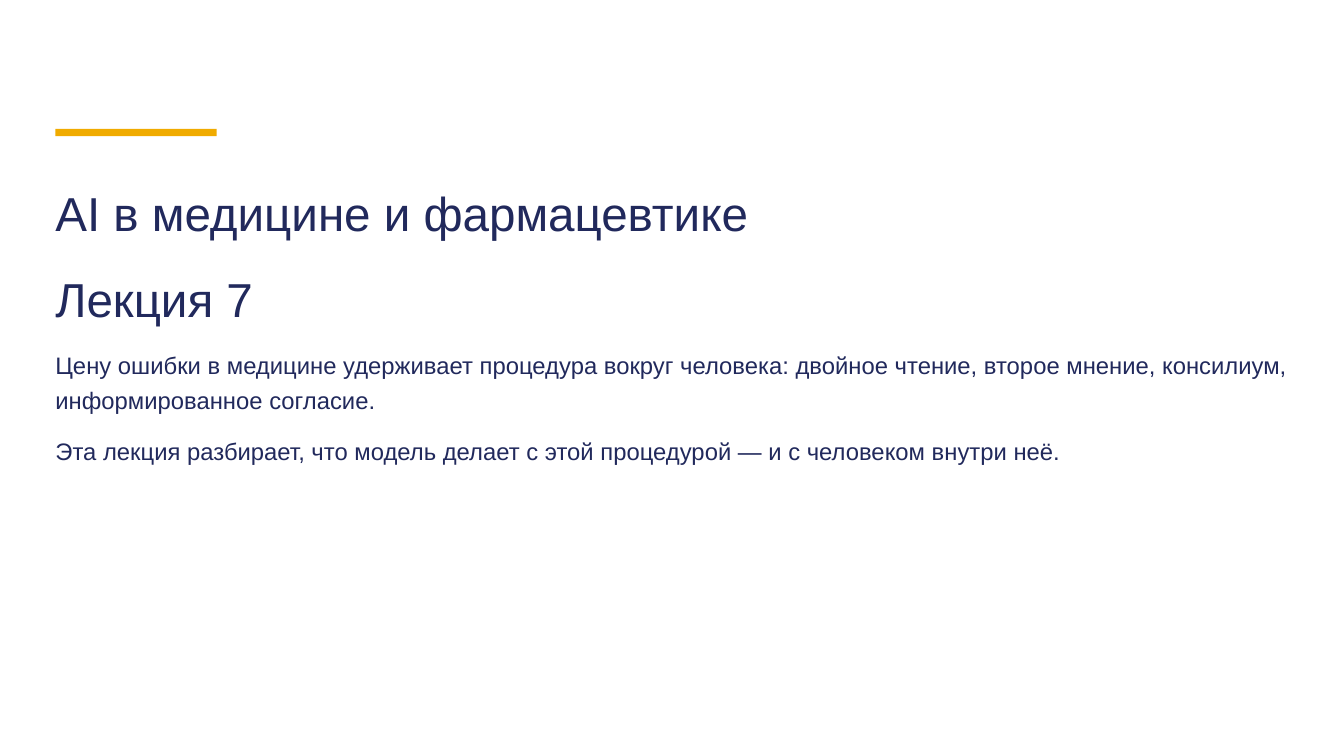
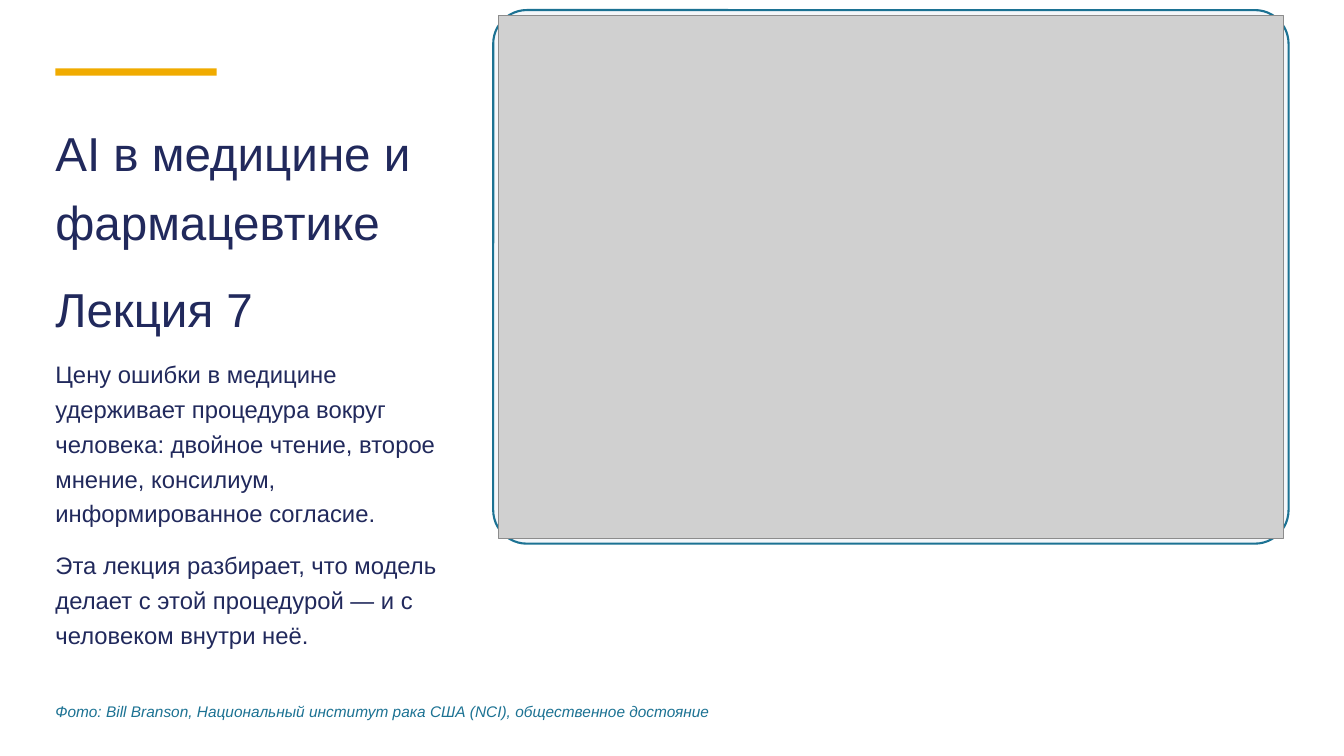
Before and after one commit to tellina-study/AI-usage-lessons, a slide deck: slide 1 of library/lectures/lec-07/rework/deck/lec-07-karkas.pptx. Drawn at 1344x756 pixels with LibreOffice and Linux fonts; fonts in the diff are those of the drawing; grey boxes stand for pictures. Boxes give left, top, right and bottom in pixels: in the first picture for what was removed or moved away, otherwise in the second. Text is boxed around its words. In the diff, an @@ line names an element or a change of style, - is before the commit and + after.

```diff
--- a/library/lectures/lec-07/rework/deck/lec-07-karkas.pptx
+++ b/library/lectures/lec-07/rework/deck/lec-07-karkas.pptx
@@ rounded rectangle added at (493,10,1289,543), fill #F4F7FA, outline #1C7293 1.5 pt @@
@@ picture added at (498,15,1284,538) @@
@@ rectangle: place and size @@
-rectangle at (55,129,217,136)
+rectangle at (55,69,217,76)
@@ text "AI в медицине и фармацевтике" rewrapped from (55,196,1286,465) to (55,138,436,649) @@
@@ text added at (55,705,709,720), 11 pt, text #1C7293, italic @@
+Фото: Bill Branson, Национальный институт рака США (NCI), общественное достояние
```
Also in this commit, not shown: 6 other slides changed, 15 other files.
